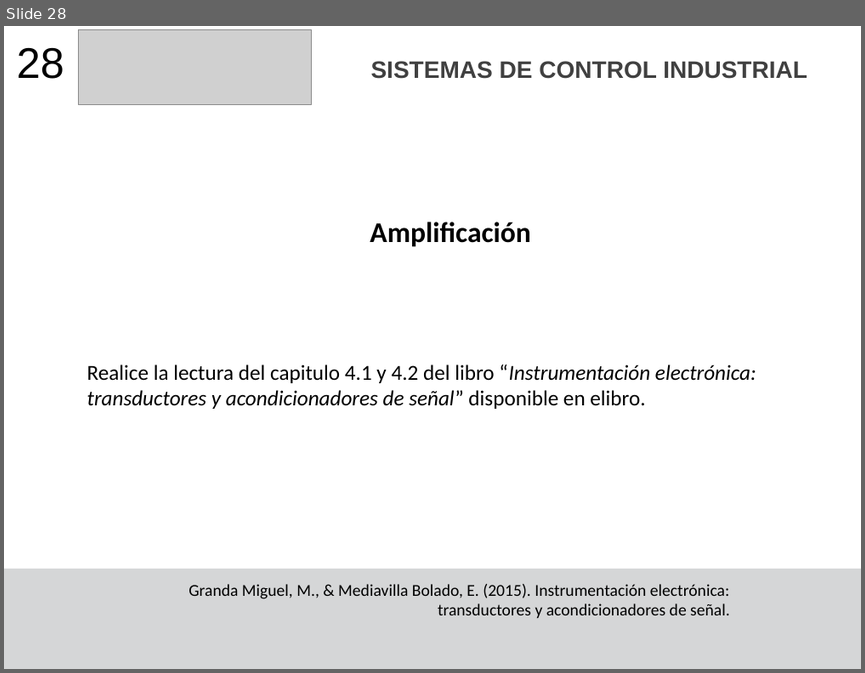
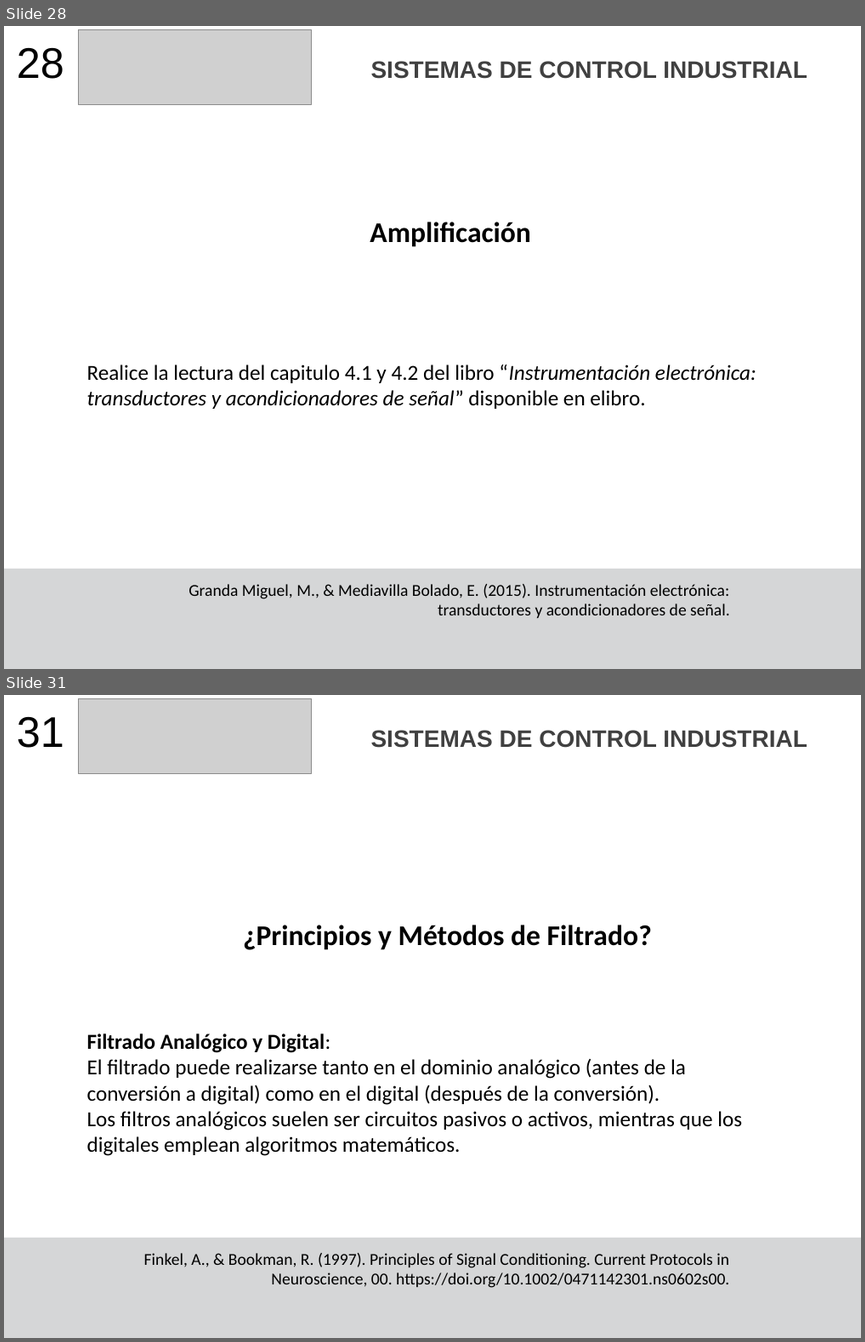
Before and after one commit to F4bian1012/Sistemas_De_Contro_Industrial, a slide deck: Lesson_5-6/Acondicionamiento_Señales.pptx. Shown one above the other, each under a label of ours: slide 28 before the commit, slides 28 and 31 after it; the slides between them are not shown. The pictures are 865x673 and 865x1342 pixels, drawn with LibreOffice and Linux fonts; fonts in the diff are those of the drawing; grey boxes stand for pictures. Boxes give left, top, right and bottom in pixels: in the first picture for what was removed or moved away, otherwise in the second. Text is boxed around its words. In the diff, an @@ line names an element or a change of style, - is before the commit and + after.

```diff
--- a/Lesson_5-6/Acondicionamiento_Señales.pptx
+++ b/Lesson_5-6/Acondicionamiento_Señales.pptx
@@ slide 31 added at box(4, 695, 861, 1338), background #FFFFFF; not listed: 1 template element that a slide beside it also shows @@
@@ text added at box(17, 716, 64, 748), 36 pt, text #000000 @@
+31
@@ picture added at box(79, 699, 312, 774) @@
@@ text added at box(371, 730, 807, 748), 20 pt, text #404040, bold @@
+SISTEMAS DE CONTROL INDUSTRIAL
@@ title added at box(243, 925, 652, 950), 24 pt, text #000000, bold @@
+¿Principios y Métodos de Filtrado?
@@ text added at box(87, 1033, 742, 1156), 18 pt, text #000000 @@
+Filtrado Analógico y Digital:
+El filtrado puede realizarse tanto en el dominio analógico (antes de la conversión a digital) como en el digital (después de la conversión).
+Los filtros analógicos suelen ser circuitos pasivos o activos, mientras que los digitales emplean algoritmos matemáticos.
@@ text added at box(144, 1253, 729, 1287), 14 pt, text #000000 @@
+Finkel, A., & Bookman, R. (1997). Principles of Signal Conditioning. Current Protocols in Neuroscience, 00. https://doi.org/10.1002/0471142301.ns0602s00.
```
Also in this commit, not shown: 2 slides changed, 20 other slides added, 4 other files.
